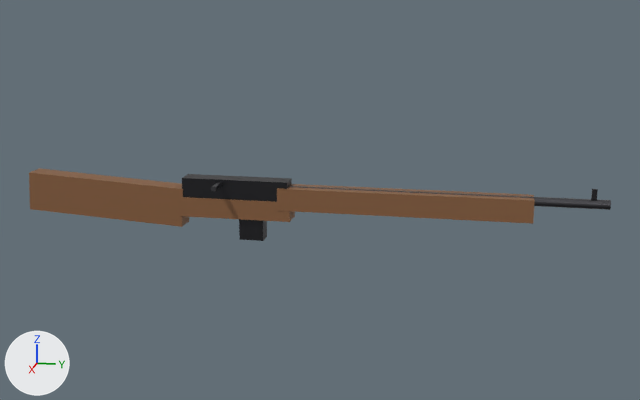
The glTF model assets/models/weapons/enfield.glb as it was, and as the next commit left it.
Rendered twice from a 50 mm lens placed at (1.698, 0.568, 0.442), pointed at (0.001, 0.228, 0.018). The lights are fixed; the arrows at lower left show +X, +Y and +Z. The first picture is the older version. Vertices at exactly the same position are counted once.

The older version as bpy lines, for what is in view:
```python
me_enfield_lod0 = bpy.data.meshes.new('enfield_LOD0')
me_enfield_lod0.from_pydata(...)  # 80 vertices, 128 faces; spans x -0.024..0.06, y -0.397..0.785, z -0.07..0.064
# faces by material slot: [36, 56, 36]
me_enfield_lod0.materials.append(mat_metal)  # dark grey #3c3c3f
me_enfield_lod0.materials.append(mat_steel)  # dark grey #5d5d61
me_enfield_lod0.materials.append(mat_wood)  # brown #865d3c
ob_enfield_lod0 = bpy.data.objects.new('enfield_LOD0', me_enfield_lod0)
ob_enfield_lod0.location = (0.0, 0.0, 0.0)
```
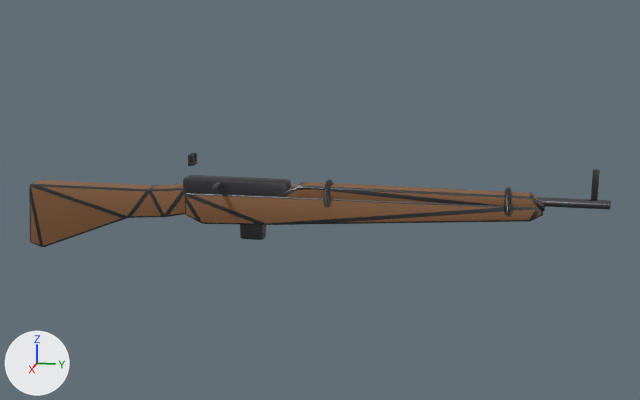
Pixel boxes (x1, y1, x2, y2) of what changed, in the pictures (640 x 400 px):
'enfield_LOD0', reshaped (28% taller)
    before: (29, 168, 611, 241)
    after: (29, 153, 611, 247)
part 1 of me_enfield_lod0, rebuilt
    both: (289, 186, 611, 210)
part 2 of me_enfield_lod0, rebuilt
    before: (182, 174, 292, 202)
    after: (183, 175, 291, 197)
part 3 of me_enfield_lod0, rebuilt (13% taller)
    before: (29, 168, 189, 227)
    after: (29, 180, 187, 247)
part 4 of me_enfield_lod0, rebuilt
    before: (239, 219, 267, 241)
    after: (240, 225, 266, 240)
part 5 of me_enfield_lod0, rebuilt
    before: (591, 189, 598, 200)
    after: (591, 169, 600, 200)
part 6 of me_enfield_lod0, rebuilt (27% shorter)
    before: (277, 184, 535, 224)
    after: (278, 182, 545, 211)
part 7 of me_enfield_lod0, added
    after: (185, 193, 543, 225)
part 8 of me_enfield_lod0, added
    after: (324, 179, 333, 207)
part 9 of me_enfield_lod0, added
    after: (504, 187, 511, 216)
part 10 of me_enfield_lod0, added
    after: (188, 154, 195, 162)
part 11 of me_enfield_lod0, reshaped
    before: (179, 182, 295, 222)
    after: (211, 182, 222, 191)

Patch to the scene script:
```diff
--- a/assets/models/weapons/enfield.glb.py
+++ b/assets/models/weapons/enfield.glb.py
@@ me_enfield_lod0 @@
 # used by ob_enfield_lod0; location = (0.0, 0.0, 0.0)
-me_enfield_lod0.from_pydata(...)  # 80 vertices, 128 faces; spans x -0.024..0.06, y -0.397..0.785, z -0.07..0.064
+me_enfield_lod0.from_pydata(...)  # 1085 vertices, 2114 faces; spans x -0.031..0.06, y -0.405..0.785, z -0.111..0.102
+# me_enfield_lod0 part 1: the loose piece of 20 vertices spanning x -0.009..0.009, y 0.165..0.785, z 0.026..0.044 is rebuilt with 96 vertices and now spans x -0.009..0.009, y 0.165..0.785, z 0.026..0.044
+# me_enfield_lod0 part 2: the loose piece of 8 vertices spanning x -0.02..0.02, y -0.055..0.165, z 0.005..0.055 is rebuilt with 56 vertices and now spans x -0.02..0.02, y -0.055..0.165, z 0.005..0.055
+# me_enfield_lod0 part 3: the loose piece of 8 vertices spanning x -0.022..0.022, y -0.397..-0.053, z -0.048..0.053 is rebuilt with 152 vertices and now spans x -0.023..0.023, y -0.405..-0.045, z -0.111..0.035
+# me_enfield_lod0 part 4: the loose piece of 8 vertices spanning x -0.015..0.015, y 0.063..0.113, z -0.07..0.0 is rebuilt with 56 vertices and now spans x -0.015..0.015, y 0.063..0.113, z -0.07..0.0
+# me_enfield_lod0 part 5: the loose piece of 8 vertices spanning x -0.002..0.002, y 0.75..0.76, z 0.044..0.064 is rebuilt with 56 vertices and now spans x -0.002..0.002, y 0.749..0.761, z 0.042..0.102
+# me_enfield_lod0 part 6: the loose piece of 8 vertices spanning x -0.024..0.024, y 0.145..0.645, z -0.003..0.043 is rebuilt with 107 vertices and now spans x -0.021..0.021, y 0.145..0.665, z 0.02..0.05
+# me_enfield_lod0 part 7: a new loose piece of 130 vertices spanning x -0.022..0.022, y -0.055..0.663, z -0.04..0.03
+# me_enfield_lod0 part 8: a new loose piece of 80 vertices spanning x -0.031..0.031, y 0.24..0.252, z -0.001..0.061, in mat_metal (dark grey #4d4d50)
+# me_enfield_lod0 part 9: a new loose piece of 80 vertices spanning x -0.031..0.031, y 0.59..0.602, z -0.001..0.061, in mat_metal (dark grey #4d4d50)
+# me_enfield_lod0 part 10: a new loose piece of 56 vertices spanning x 0.005..0.012, y -0.043..-0.031, z 0.086..0.102, in mat_metal (dark grey #4d4d50)
+# me_enfield_lod0 part 11
+# 8 vertices are removed from x -0.023..0.023, y -0.061..0.171, z -0.025..0.015
+# 32 faces are deleted
+# 18 vertices are added at x 0.0..0.06, y 0.019..0.031, z 0.04..0.05
+# 6 new vertices lie (0.058, 0.0, 0.0) away from vertices in x 0.001, y 0.019..0.031, z 0.04..0.05
+# 48 new faces join them, mat_metal (dark grey #4d4d50)
+# 20 new faces join them, mat_steel (dark grey #69696c)
+# other edits to the shape of me_enfield_lod0 do not show in these pictures
 me_enfield_lod0.materials.append(mat_metal)
```
